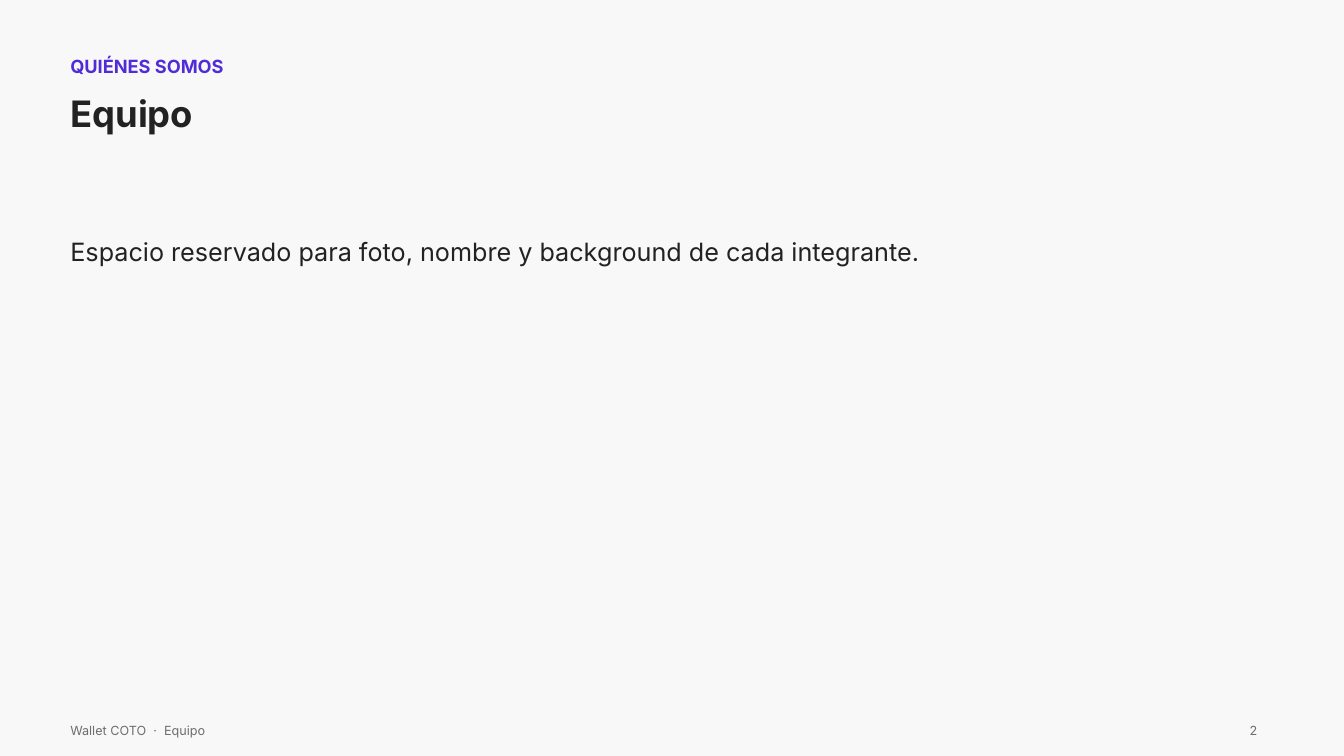
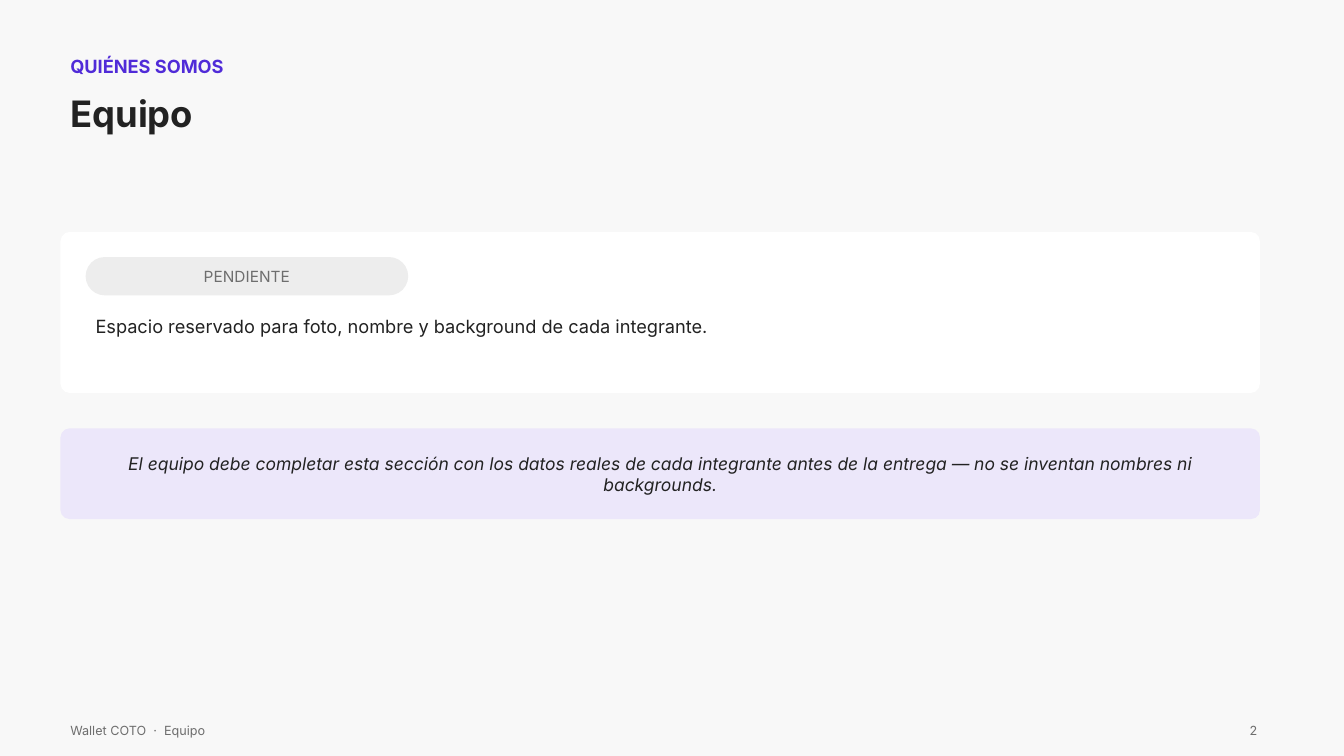
Before and after one commit to uffdg/udesa, a slide deck: slide 2 of materias/mt25-estrategias-negocios-internet/business-plan-coto/entregable/presentacion/business-plan-coto.pptx. Drawn at 1344x756 pixels with LibreOffice and Linux fonts; fonts in the diff are those of the drawing. Boxes give left, top, right and bottom in pixels: in the first picture for what was removed or moved away, otherwise in the second. Text is boxed around its words. In the diff, an @@ line names an element or a change of style, - is before the commit and + after.

```diff
--- a/materias/mt25-estrategias-negocios-internet/business-plan-coto/entregable/presentacion/business-plan-coto.pptx
+++ b/materias/mt25-estrategias-negocios-internet/business-plan-coto/entregable/presentacion/business-plan-coto.pptx
@@ rounded rectangle added at [60, 232, 1260, 393], fill #FFFFFF @@
@@ rounded rectangle added at [86, 257, 408, 295], fill #EDEDED, 11 pt, text #6E6E6E @@
+PENDIENTE
@@ text "Espacio reservado para foto, nombre ...": place and size @@
-text "Espacio reservado para foto, nombre ..." at [70, 242, 919, 267]
+text "Espacio reservado para foto, nombre ..." at [96, 319, 707, 337]
@@ text "Espacio reservado para foto, nombre ..." at [96, 319, 707, 337]: size 18 to 13 pt @@
@@ rounded rectangle added at [60, 429, 1260, 519], fill #ECE7FA, 12.5 pt, text #222222, italic @@
+El equipo debe completar esta sección con los datos reales de cada integrante antes de la entrega — no se inventan nombres ni backgrounds.
```
Also in this commit, not shown: 7 other slides changed, 12 other files.
